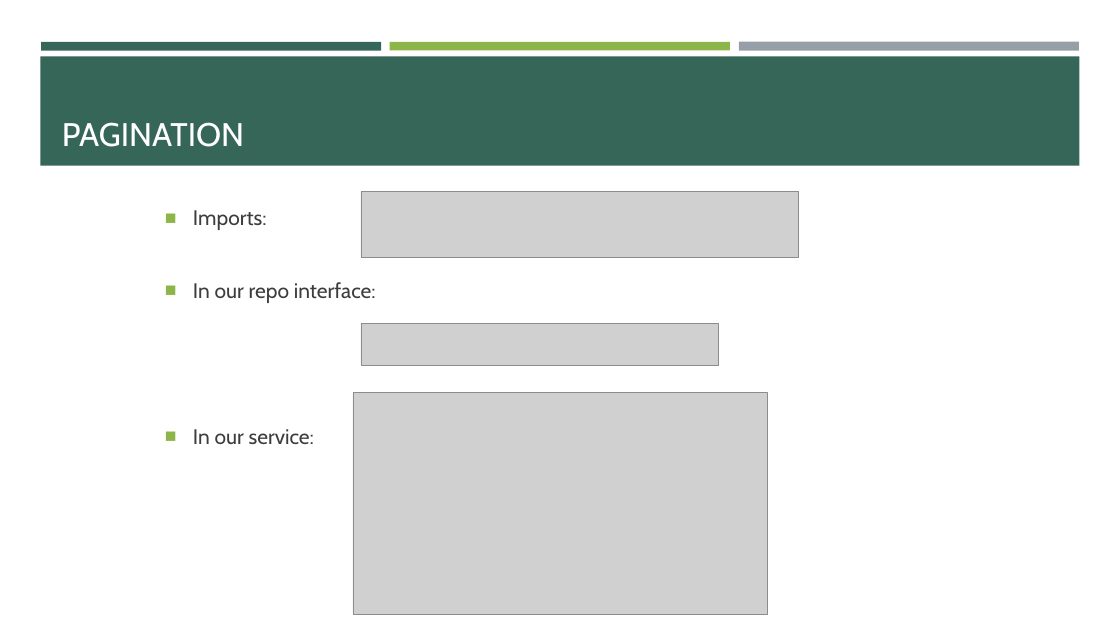
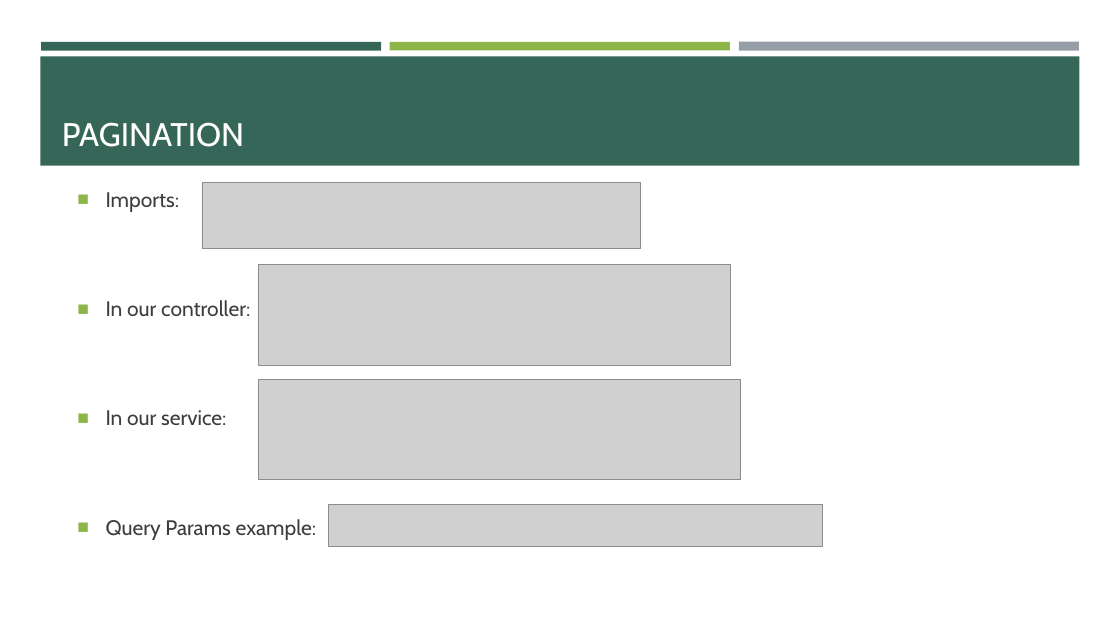
Before and after one commit to e-m-wilson/java-fs, a slide deck: slide 30 of Week_6/02_Hibernate_JPA_&_REST.pptx. Drawn at 1120x630 pixels with LibreOffice and Linux fonts; fonts in the diff are those of the drawing; grey boxes stand for pictures. Boxes give left, top, right and bottom in pixels: in the first picture for what was removed or moved away, otherwise in the second. Text is boxed around its words. In the diff, an @@ line names an element or a change of style, - is before the commit and + after.

```diff
--- a/Week_6/02_Hibernate_JPA_&_REST.pptx
+++ b/Week_6/02_Hibernate_JPA_&_REST.pptx
@@ text "Imports:": place and size @@
-text "Imports:" at [193, 210, 376, 444]
+text "Imports:" at [106, 192, 317, 540]
@@ text "Imports:" at [106, 192, 317, 540]: vertical alignment middle to top @@
@@ picture: place and size @@
-picture at [361, 192, 799, 258]
+picture at [202, 182, 640, 249]
@@ picture added at [259, 265, 731, 365] @@
@@ text at [106, 300, 250, 316]: text changed @@
-■ In our repo interface:
+■ In our controller:
@@ picture removed at [361, 323, 718, 365] @@
@@ picture added at [259, 379, 741, 480] @@
@@ picture removed at [353, 392, 767, 614] @@
@@ picture added at [329, 505, 823, 547] @@
@@ text at [106, 519, 317, 540]: paragraph added @@
+■ Query Params example:
```
Also in this commit, not shown: 2 other slides changed, 8 other files.
